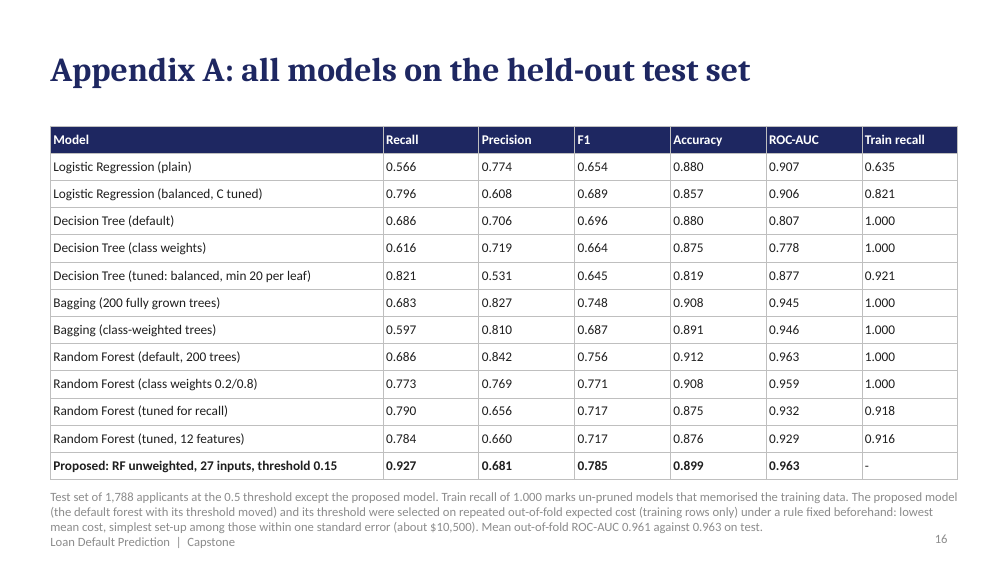
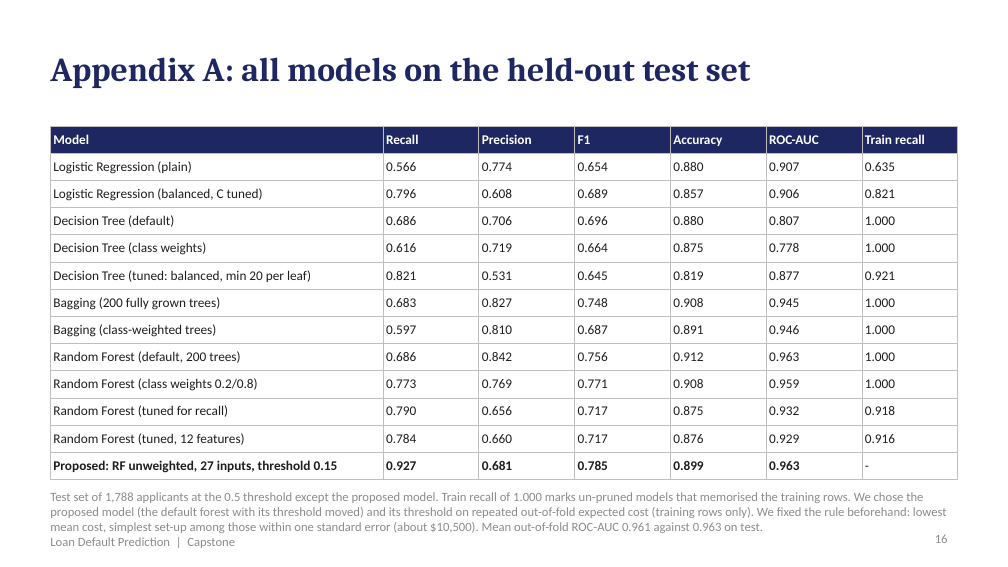
Before and after one commit to shubham1891/Personal-code, a slide deck: slide 16 of presentation/Loan_Default_Prediction_Presentation.pptx. Drawn at 1008x567 pixels with LibreOffice and Linux fonts; fonts in the diff are those of the drawing. Boxes give left, top, right and bottom in pixels: in the first picture for what was removed or moved away, otherwise in the second. Text is boxed around its words. In the diff, an @@ line names an element or a change of style, - is before the commit and + after.

```diff
--- a/presentation/Loan_Default_Prediction_Presentation.pptx
+++ b/presentation/Loan_Default_Prediction_Presentation.pptx
@@ text at [50,492,947,533]: text changed @@
-Test set of 1,788 applicants at the 0.5 threshold except the proposed model. Train recall of 1.000 marks un-pruned models that memorised the training data. The proposed model (the default forest with its threshold moved) and its threshold were selected on repeated out-of-fold expected cost (training rows only) under a rule fixed beforehand: lowest mean cost, simplest set-up among those within one standard error (about $10,500). Mean out-of-fold ROC-AUC 0.961 against 0.963 on test.
+Test set of 1,788 applicants at the 0.5 threshold except the proposed model. Train recall of 1.000 marks un-pruned models that memorised the training rows. We chose the proposed model (the default forest with its threshold moved) and its threshold on repeated out-of-fold expected cost (training rows only). We fixed the rule beforehand: lowest mean cost, simplest set-up among those within one standard error (about $10,500). Mean out-of-fold ROC-AUC 0.961 against 0.963 on test.
```
Also in this commit, not shown: 18 other slides changed, 5 other files.
